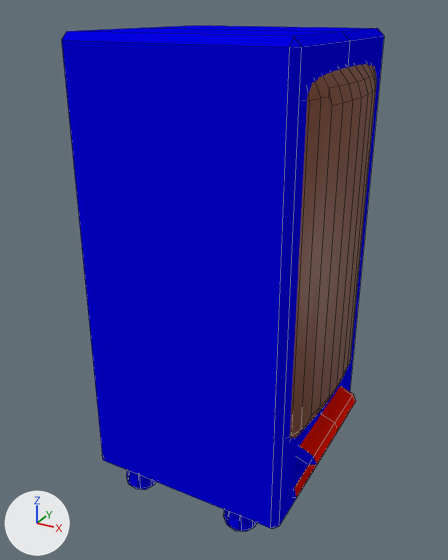
Two versions of the Blender file Assets/Models/Environment-2.blend, one commit apart.
Both versions are drawn from a camera (50 mm lens) standing at (1.25, -2.36, 2.18) and looking at (-0.03, -0.03, 1.02). Lighting does not change. The marker at lower left points along +X, +Y and +Z. Mesh edges are drawn as thin lines. The same objects are shown in both versions, whatever each file hides.

In view in the first picture: 'Vending Machine'.
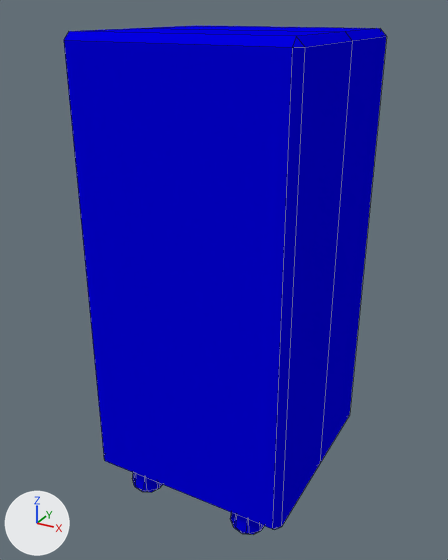
Boxes [x1, y1, x2, y2] around the edits, measured in the pictures (448 x 560 px; the box of a moved part takes in the faces that stretch with it):
'Vending Machine', reshaped
    before: [62, 26, 384, 531]
    after: [64, 26, 387, 534]
part 1 of me_cube_013, moved or reshaped (not visible afterwards)
    before: [290, 64, 377, 439]
part 2 of me_cube_013, moved or reshaped
    before: [62, 26, 384, 529]
    after: [64, 26, 387, 530]
part 3 of me_cube_013, added
    after: [132, 473, 163, 492]
part 4 of me_cube_013, added (blue)
    after: [230, 512, 264, 534]
part 5 of me_cube_013, moved or reshaped (not visible afterwards)
    before: [295, 386, 356, 497]
part 6 of me_cube_013, deleted
    before: [127, 470, 156, 490]
part 7 of me_cube_013, deleted (blue)
    before: [223, 510, 257, 531]

Edits to the bpy script that builds the scene:
```text
Change me_cube_013:
    where me_cube_013.from_pydata(...)  # 66 vertices, 49 faces; spans x 0.0..0.49, y -0.01..2.1, z -0.49..0.58
    used by ob_vending_machine; location = (0.0, 0.0, 0.0); rotation_euler = (1.571, 0.0, 1.571), in degrees (90, 0, 90)
    me_cube_013 part 1: the loose piece of 32 vertices spanning x 0.0..0.45, y 0.46..2.0, z 0.44..0.54 is mirrored in z about the mesh origin
    me_cube_013 part 2: the loose piece of 8 vertices spanning x 0.0..0.49, y 0.1..2.1, z -0.49..0.48 is mirrored in z about the mesh origin
    me_cube_013 part 3: a new loose piece, an 8-sided cone pointing to +y spanning x 0.29..0.48, y -0.01..0.71, z -0.36..-0.16, in mat_material_001 (blue #0400e7)
    me_cube_013 part 4: a new loose piece, an 8-sided cone pointing to +y spanning x 0.29..0.48, y -0.01..0.71, z 0.2..0.39, in mat_material_001 (blue #0400e7)
    me_cube_013 part 5: the loose piece of 8 vertices spanning x 0.0..0.3, y 0.1..0.49, z 0.19..0.58 is mirrored in z about the mesh origin
    me_cube_013 part 6: the loose piece of 9 vertices spanning x 0.29..0.48, y -0.01..0.71, z -0.39..-0.2 is deleted
    me_cube_013 part 7: the loose piece of 9 vertices spanning x 0.29..0.48, y -0.01..0.71, z 0.16..0.36 is deleted
```
